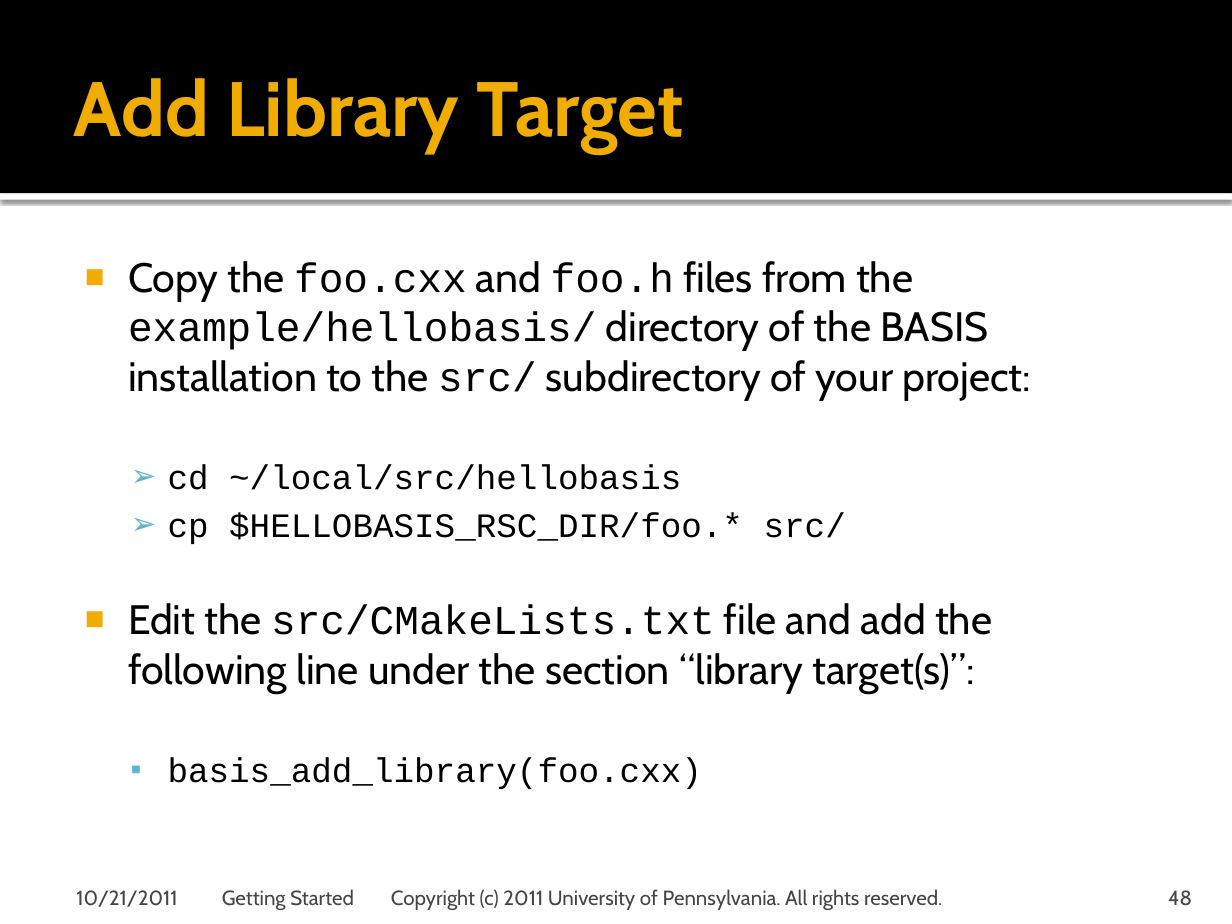
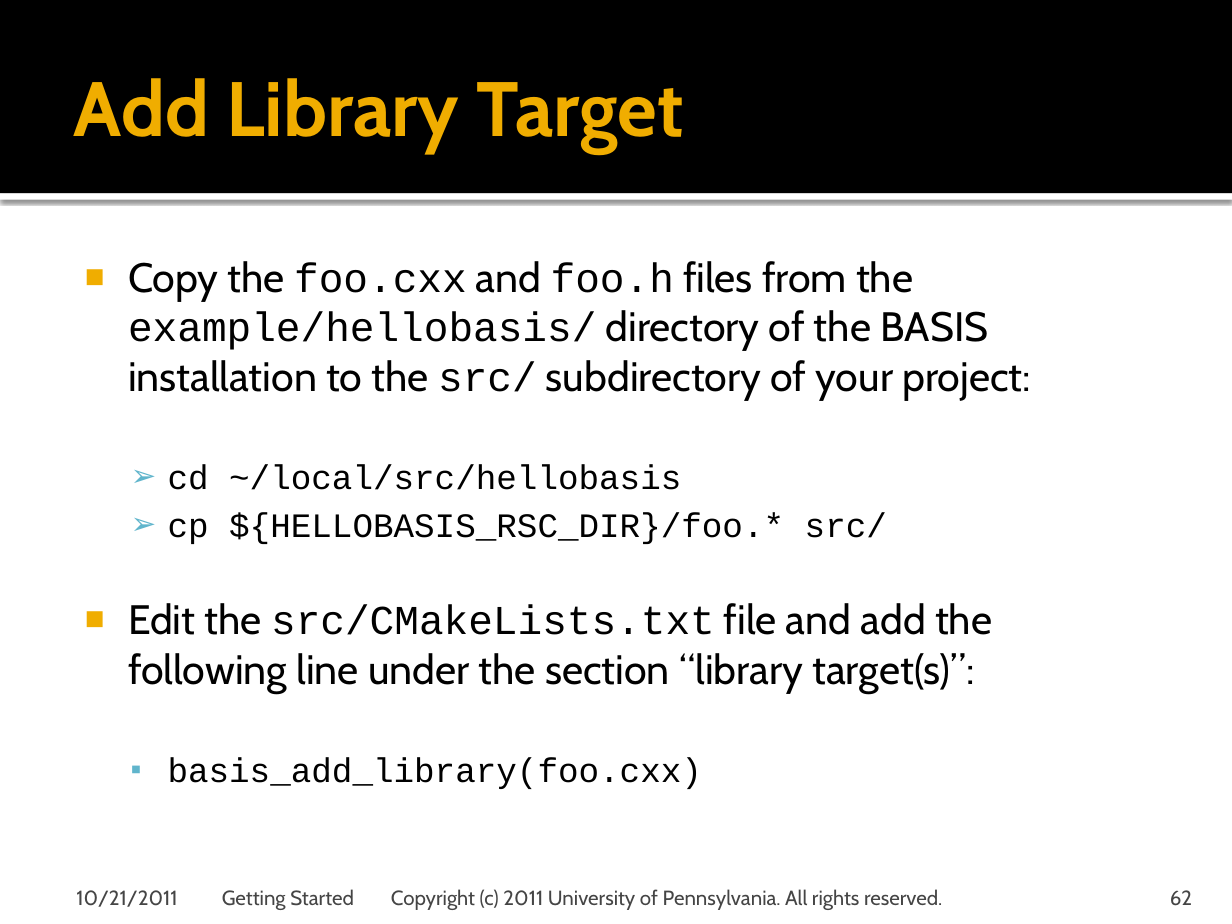
Before and after one commit to cmake-basis/legacy, a slide deck: slide 62 of doc/tutorials/BASIS Tutorial - 02 Getting Started.pptx (slide 48 before the commit). Drawn at 1232x924 pixels with LibreOffice and Linux fonts; fonts in the diff are those of the drawing; background and template pictures are left out. Boxes give left, top, right and bottom in pixels: in the first picture for what was removed or moved away, otherwise in the second. Text is boxed around its words. In the diff, an @@ line names an element or a change of style, - is before the commit and + after.

```diff
--- a/doc/tutorials/BASIS Tutorial - 02 Getting Started.pptx
+++ b/doc/tutorials/BASIS Tutorial - 02 Getting Started.pptx
@@ text at (168, 512, 887, 544): text changed @@
-  ➢ cp $HELLOBASIS_RSC_DIR/foo.* src/
+  ➢ cp ${HELLOBASIS_RSC_DIR}/foo.* src/
@@ page number at (1170, 890, 1192, 906): text changed @@
-48
+62
```
Also in this commit, not shown: 9 other slides changed, 14 slides added, 2 other files.
